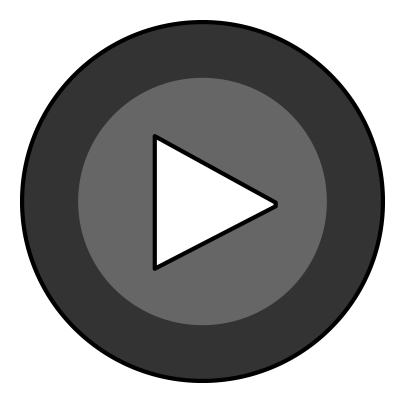
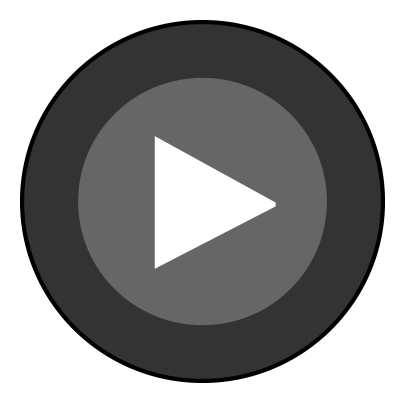
Layers edited between the first and the second (400, 400) image:
painted on "Vector Smart Object" over [152, 134, 278, 271]
